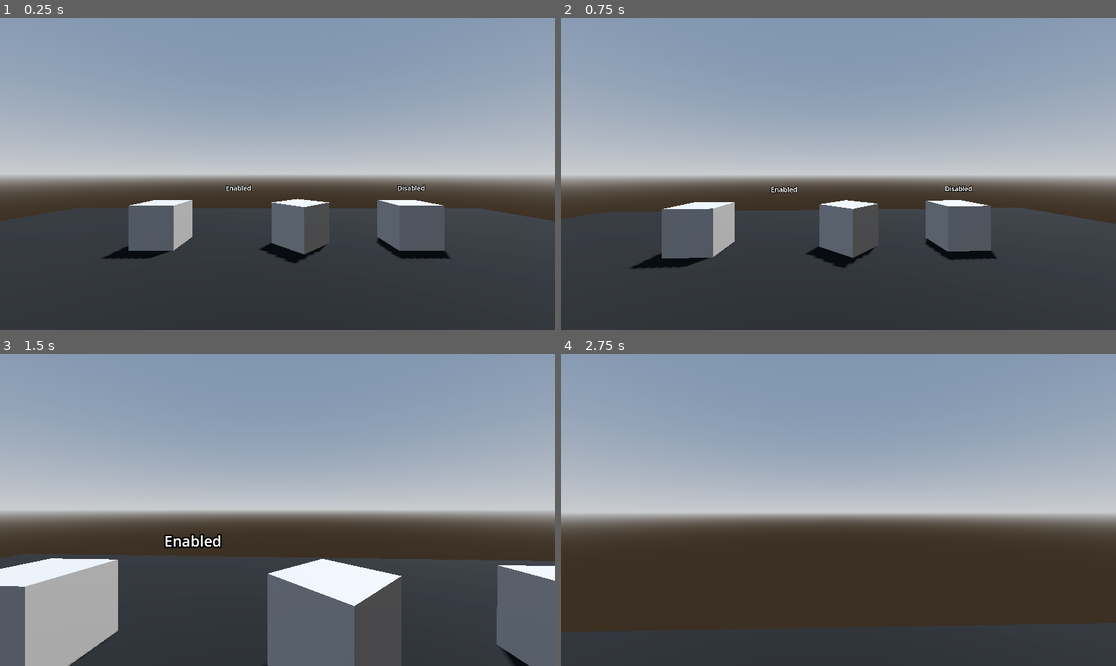
Above: before the commit, frames 1-4 (two rows, left to right).
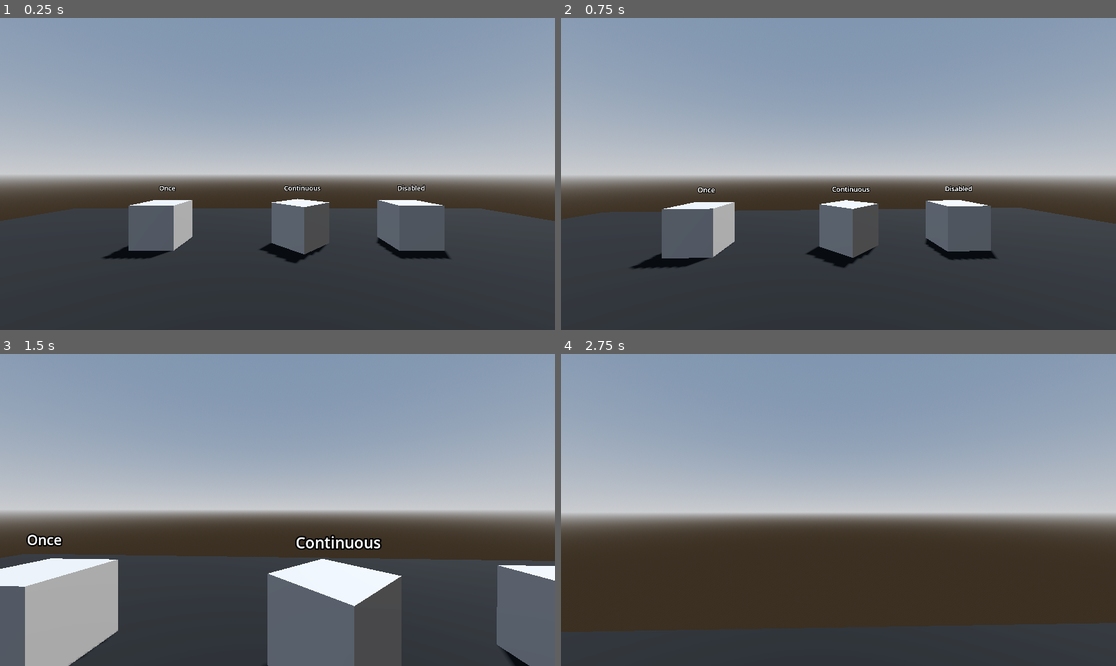
Above: after the commit, the same moments.

Repository: NicheDevelopers/brace-for-impact
Game: Godot game, scene res://src/common/Interactable/demo/InteractableDemo.tscn
Same seed, same stepped clock (60 frames per second), same inputs: the game is played once before the commit and once after it. This scene is started directly instead of the project's main scene.
Inputs (mouse positions are in pixels of both pictures, inside the frame that each line leads up to):
- Up to frame 1 (0.25 s): no input
- Up to frame 2 (0.75 s): tap Enter at 0.5 s; move the mouse to (866, 174) at 0.52 s; hold W (move_forward) from 0.53 s (still down); tap E (interact) at 0.6 s
- Up to frame 3 (1.5 s): keep holding W (move_forward); tap Space (jump) at 0.77 s; move the mouse to (249, 510) at 1.27 s; tap Ctrl (crouch) at 1.35 s
- Up to frame 4 (2.75 s): keep holding W (move_forward); tap Space (jump) at 1.52 s; tap E (interact) at 1.55, 2.1 s; move the mouse to (849, 503) at 2.02 s

The runs differ from the first frame. In frame 1, 0.2% of the frame differs, in the area x 28-58%, y 53-56%; in frame 2, 0.2%; in frame 3, 1.1%, in the area x 4-69%, y 57-63%; in frame 4, nothing differs.

Commit message:
Add continuous interaction mode

Diff:
--- a/interact_ray.gd
+++ b/interact_ray.gd
@@ -12,5 +12,15 @@
 			if collider.is_enabled:
 				prompt.text = collider.get_prompt()
 
-				if Input.is_action_just_pressed(collider.interact_action_name):
-					collider.interact(self.owner) # Passes the parent Player node
+				var is_pressed := false
+				var mode: String = collider.interaction_mode
+
+				if mode == "Once":
+					is_pressed = Input.is_action_just_pressed(collider.interact_action_name)
+				elif mode == "Continuous":
+					is_pressed = Input.is_action_pressed(collider.interact_action_name)
+				else:
+					printerr("Invalid interaction mode " + mode)
+
+				if is_pressed:
+					collider.interact(self.owner)
--- a/src/common/Interactable/Interactable.gd
+++ b/src/common/Interactable/Interactable.gd
@@ -7,6 +7,7 @@
 @export var prompt_message: String = "Interact"
 @export var is_enabled: bool = true
 @export var interact_action_name: String = "interact"
+@export_enum("Once", "Continuous") var interaction_mode: String = "Once"
 
 func interact(body):
 	interacted.emit(body)
--- a/src/common/Interactable/demo/InteractableDemo.tscn
+++ b/src/common/Interactable/demo/InteractableDemo.tscn
@@ -52,17 +52,23 @@
 
 [node name="InteractableBox2" parent="." instance=ExtResource("2_er83y")]
 transform = Transform3D(0.707107, 0, -0.707107, 0, 1, 0, 0.707107, 0, 0.707107, 0.564864, 0.5, -5)
-prompt_message = "Interactable Box 2"
+prompt_message = "Interactable Box Continuous"
+interaction_mode = "Continuous"
 
 [node name="DisabledBox" parent="." instance=ExtResource("2_er83y")]
 transform = Transform3D(1, 0, 0, 0, 1, 0, 0, 0, 1, 3.2, 0.5, -5)
 prompt_message = "Disabled Box"
 is_enabled = false
 
-[node name="EnabledLabel" type="Label3D" parent="."]
-transform = Transform3D(1, 0, 0, 0, 1, 0, 0, 0, 1, -0.950889, 1.35738, -4.94288)
+[node name="OnceLabel" type="Label3D" parent="."]
+transform = Transform3D(1, 0, 0, 0, 1, 0, 0, 0, 1, -2.67957, 1.35738, -4.94288)
 billboard = 1
-text = "Enabled"
+text = "Once"
+
+[node name="ContinuousLabel" type="Label3D" parent="."]
+transform = Transform3D(1, 0, 0, 0, 1, 0, 0, 0, 1, 0.604104, 1.35738, -4.94288)
+billboard = 1
+text = "Continuous"
 
 [node name="DisabledLabel" type="Label3D" parent="."]
 transform = Transform3D(1, 0, 0, 0, 1, 0, 0, 0, 1, 3.25161, 1.35738, -4.94288)
